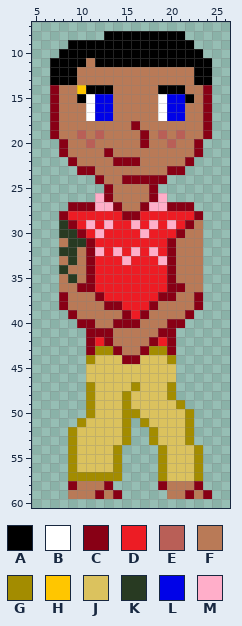
One commit to this pixel-art sprite: img/delmar-walking-right-1.png. Above, as it was before the edit.
The file is 32x64 pixels. Shown: x 5..26, y 7..60.
Palette (. is transparent): A #000000  B #ffffff  C #880015  D #ed1c24  E #b95f57  F #b97a57  G #a38c00  H #ffc600  J #dbc25e  K #283a22  L #0002e8  M #ffaec9
Pixels before, first column x 7:
 8 ......AAAAAAAAA...
 9 ..AAAAAAAAAAAAAA..
10 .AAAAAAAAAAAAAAAA.
11 AAAAFAAAAAAAAAAAAA
12 AAAFFFFFFFFFFFFFAA
13 AAAFFFFFFFFFFFFFAA
14 CFFHAAAFFFFFAAAFFC
15 CFFABLLFFFFFBLLAFC
16 CFFFBLLFFFFFBLLFFC
17 CFFFBLLFFFFFBLLFFC
18 CFFFFFFFFCFFFFFFFC
19 CFFEFEFFFFCFEFEFFC
20 .CFFEFFFFFCFFEFFC.
21 .CFFFFCFFFFFFFFFC.
22 ..CFFFFCCCFFFFFC..
23 ...CCFFFFFFFFCC...
24 .....CFFCCCCC.....
25 ......CFFFFC......
26 .....MCFFFFCM.....
27 ..CCCMMCFFCMMCCC..
28 .CDDDDDDCCDDDDDDC.
29 .KCDMDMDDMDMDMDCF.
30 .KKCDMDDDDMDDDCFF.
31 .FKKCDDDDDDDDCFFF.
32 .KKFCMDMDMDMDCFFF.
33 .FKFCDDDMDDDMCFFF.
34 .KFFCDDDDDDDDCFFF.
35 .FKFCDDDDDDDDCFFF.
36 .FFCCDDDDDDDDCCFF.
37 .CFFFCDDDDDDCCFFC.
38 .CFFFFCCDDDCFFFFC.
39 ..CFFFFFCDCFFFFC..
40 ...CCFFCCCFFFCC...
41 ....CCCFFFFFCC....
42 ....CDCFFFFCDC....
43 ....CGGCFFCGGC....
44 ....GJJJCCJJJG....
45 ....JJJJJJJJJJ....
46 ....JJJJJJJJJJ....
47 ....GJJJJGJJJG....
48 ....GJJJGJJJJG....
49 ....GJJJGJJJJJG...
50 ....GJJJGGJJJJJG..
51 ...GJJJJG.GJJJJG..
52 ..GJJJJJG..GJJJG..
53 ..GJJJJJG..GJJJG..
54 ..GJJJJG....GJJJG.
55 ..GJJJJG....GJJJG.
56 ..GJJJJG....GJJJG.
57 ..GGGGGG....GJJJG.
58 ..CFFFC.....CFFFC.
59 ..FFFCFC.....FFCFC
And afterwards:
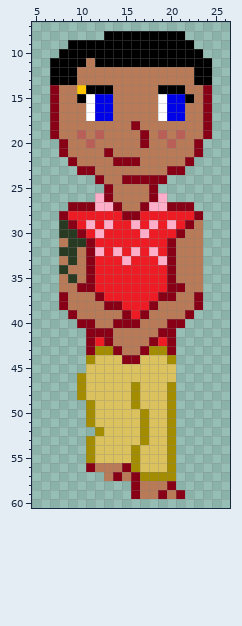
The commit says: Added walking animation, changed socket broadcasts for display image
Diff:
Changed rows in their new state; - is an unchanged pixel.
first column x 9:
46 -G--------------
47 -GJ-------------
48 -GJ---JG--------
49 ------JG---G.---
50 ------JJG--G..--
51 -.G---JJ---G..--
52 ...G--JJGJ-G..--
53 ..G---JJGJ-G..--
54 ..G--JJGJJJG...-
55 ..G--JJGJJJG...-
56 ..CFFFCGJJJG...-
57 ....FCFCGG-G...-
58 .....--CFFFC...-
59 ......-CFFC-C...
Where, in picture pixels (left, top, right, bottom), the same in both pictures:
changed: (68, 373, 212, 499)
